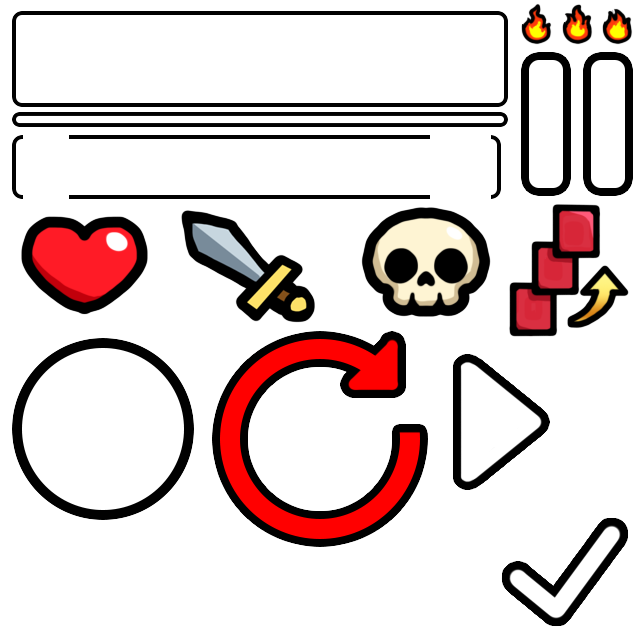
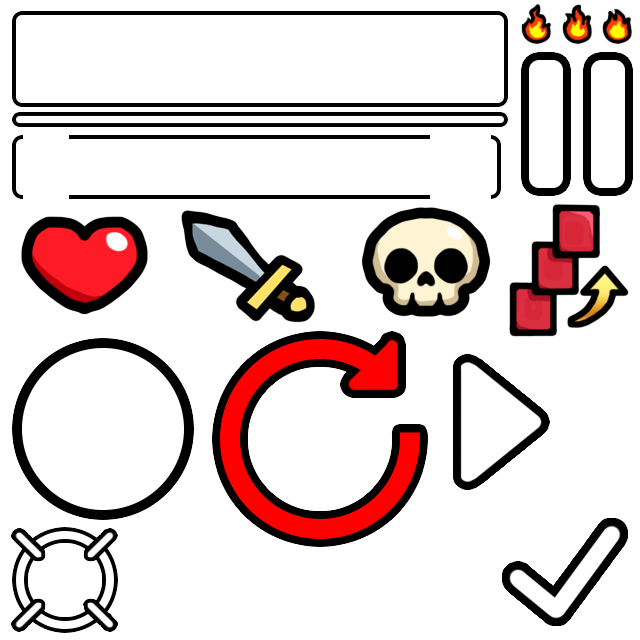
Layers edited between the first and the second 640x640 image:
added group "CritRate" with 2 layers in group "UI" over box(14, 531, 115, 629)
added layer "Layer 7" in group "CritRate" over box(14, 531, 115, 629)
added layer "Ellipse 2" in group "CritRate" over box(16, 531, 114, 629)